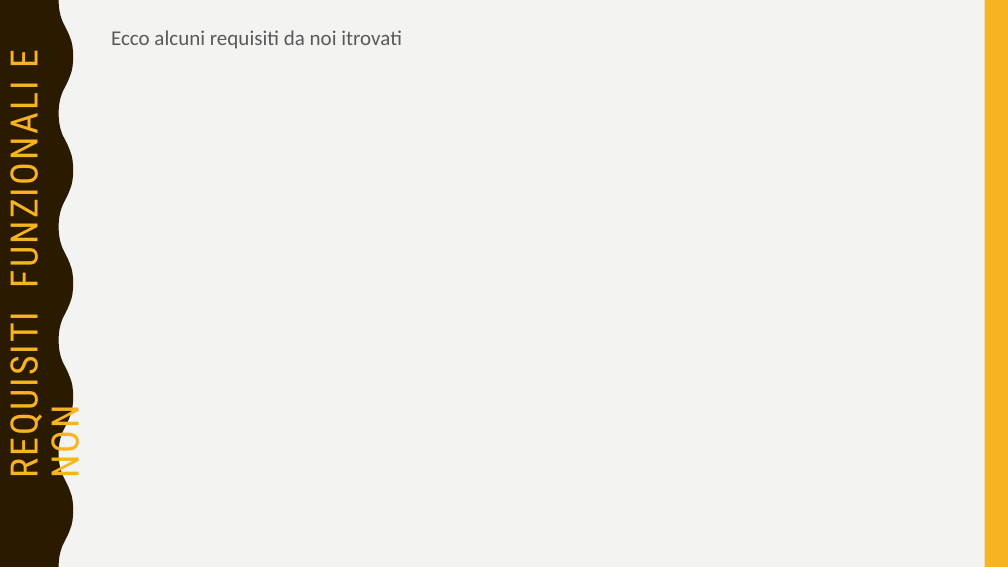
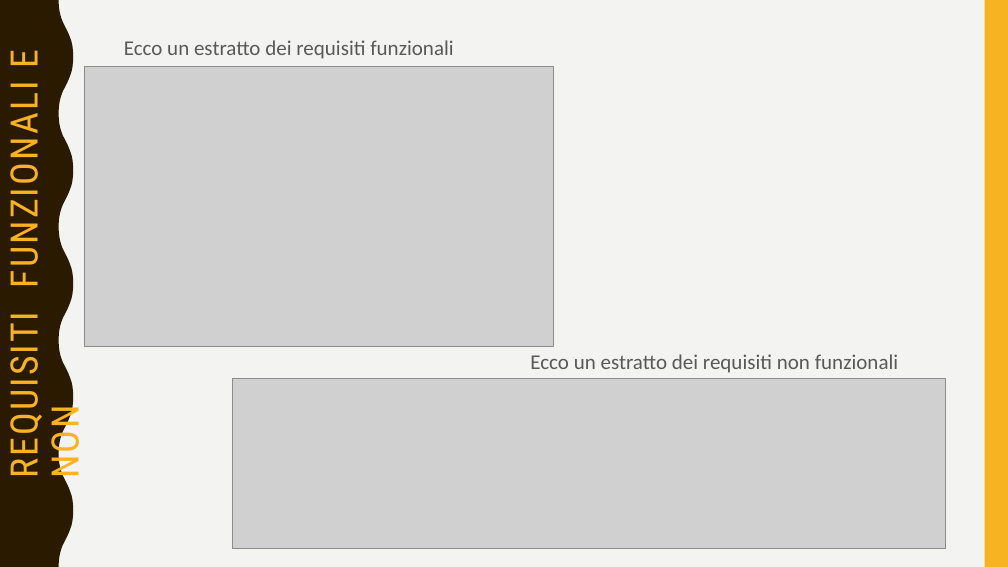
Before and after one commit to sfarina12/NC_05, a slide deck: slide 4 of Presentazione_Prima consegna/presentazione PrimaConsegna.pptx (slide 6 before the commit). Drawn at 1008x567 pixels with LibreOffice and Linux fonts; fonts in the diff are those of the drawing; grey boxes stand for pictures. Boxes give left, top, right and bottom in pixels: in the first picture for what was removed or moved away, otherwise in the second. Text is boxed around its words. In the diff, an @@ line names an element or a change of style, - is before the commit and + after.

```diff
--- a/Presentazione_Prima consegna/presentazione PrimaConsegna.pptx
+++ b/Presentazione_Prima consegna/presentazione PrimaConsegna.pptx
@@ text at box(124, 40, 453, 59): text changed @@
-Ecco alcuni requisiti da noi itrovati
+Ecco un estratto dei requisiti funzionali
@@ picture added at box(85, 67, 554, 346) @@
@@ text added at box(530, 354, 898, 373), 20 pt, text #595959 @@
+Ecco un estratto dei requisiti non funzionali
@@ picture added at box(232, 379, 945, 549) @@
```
Also in this commit, not shown: 15 slides added, 7 other files.
